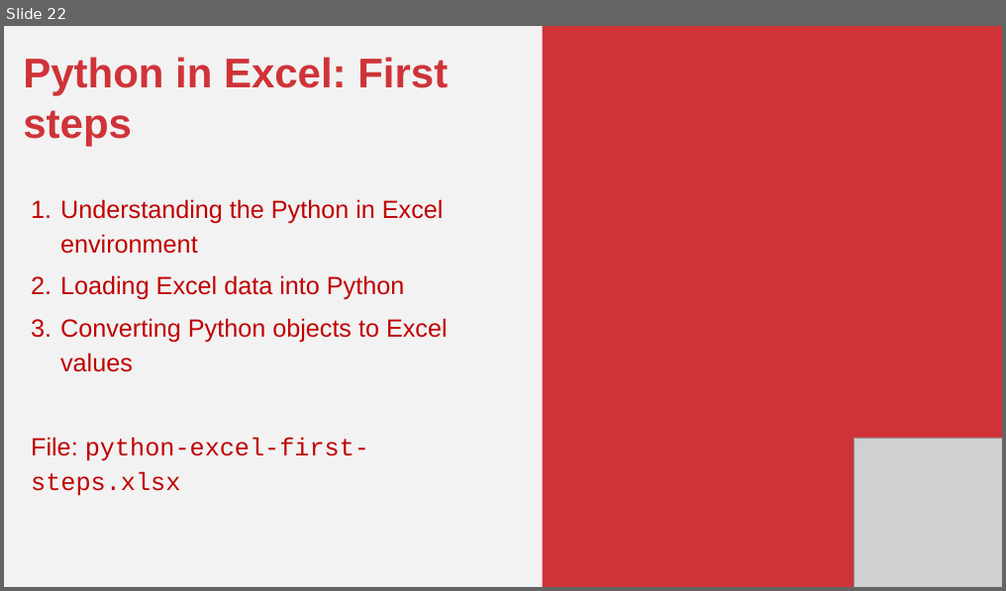
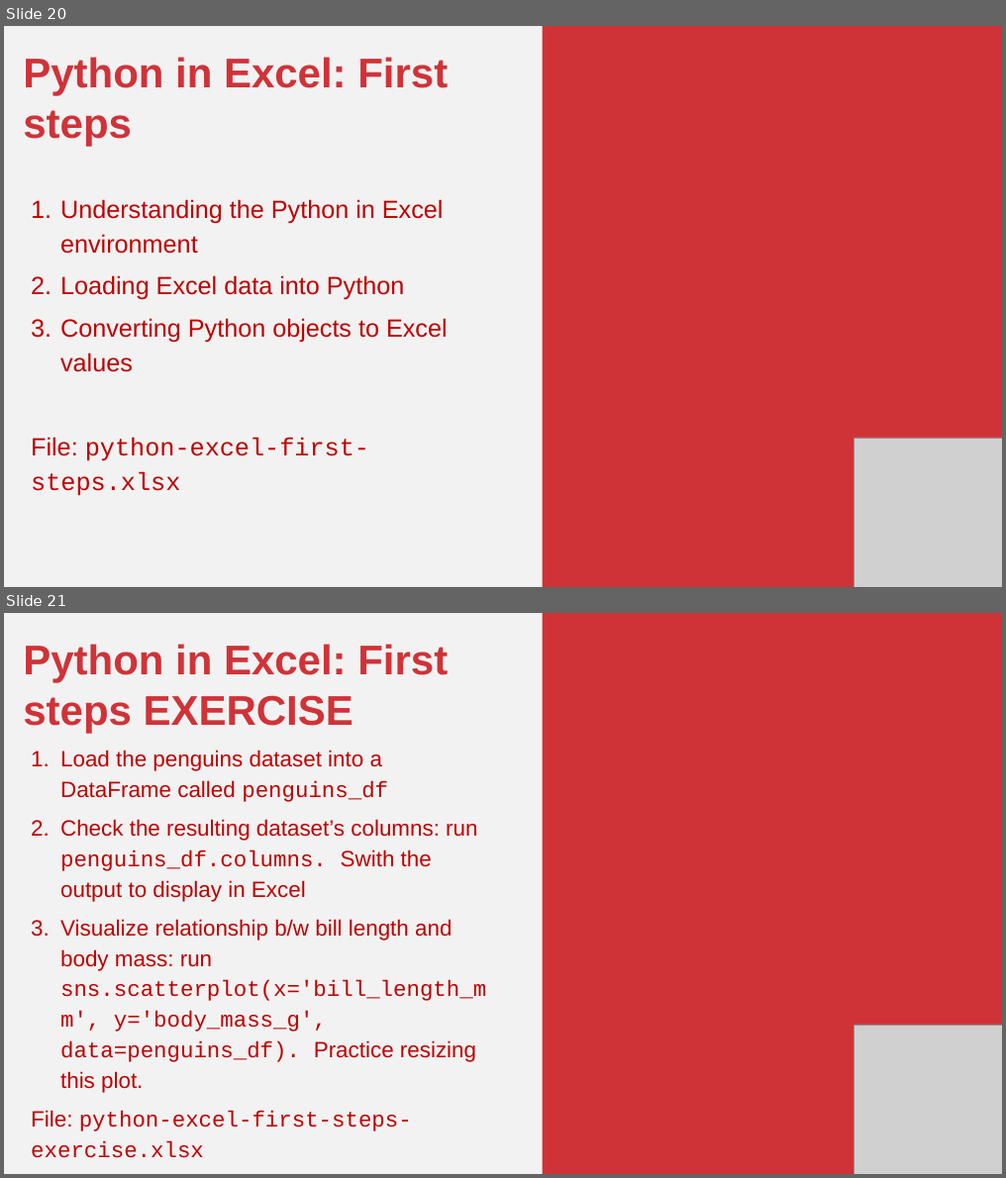
Before and after one commit to stringfestdata/xlgs-2024-analytics-2_0, a slide deck: xlgs-analytics-2_0-slides.pptx. Shown one above the other, each under a label of ours: slide 22 before the commit, slides 20 and 21 after it. The pictures are 1006x591 and 1006x1178 pixels, drawn with LibreOffice and Linux fonts; fonts in the diff are those of the drawing; grey boxes stand for pictures. Boxes give left, top, right and bottom in pixels: in the first picture for what was removed or moved away, otherwise in the second. Text is boxed around its words. In the diff, an @@ line names an element or a change of style, - is before the commit and + after.

```diff
--- a/xlgs-analytics-2_0-slides.pptx
+++ b/xlgs-analytics-2_0-slides.pptx
@@ slide 21 added at <box>4,613,1002,1174</box>, background #F2F2F2 @@
@@ rectangle added at <box>542,613,1002,1174</box>, fill #CF3338 @@
@@ text added at <box>23,644,486,1158</box>, 32 pt, text #C00000 @@
+Python in Excel: First steps EXERCISE
+1. Load the penguins dataset into a DataFrame called penguins_df
+2. Check the resulting dataset’s columns: run penguins_df.columns. Swith the output to display in Excel
+3. Visualize relationship b/w bill length and body mass: run sns.scatterplot(x='bill_length_mm', y='body_mass_g', data=penguins_df). Practice resizing this plot.
+File: python-excel-first-steps-exercise.xlsx
@@ picture added at <box>854,1025,1002,1174</box> @@
@@ what was slide 22 is now slide 20 @@
```
Also in this commit, not shown: 1 slide changed, 2 slides removed, 6 other files.
